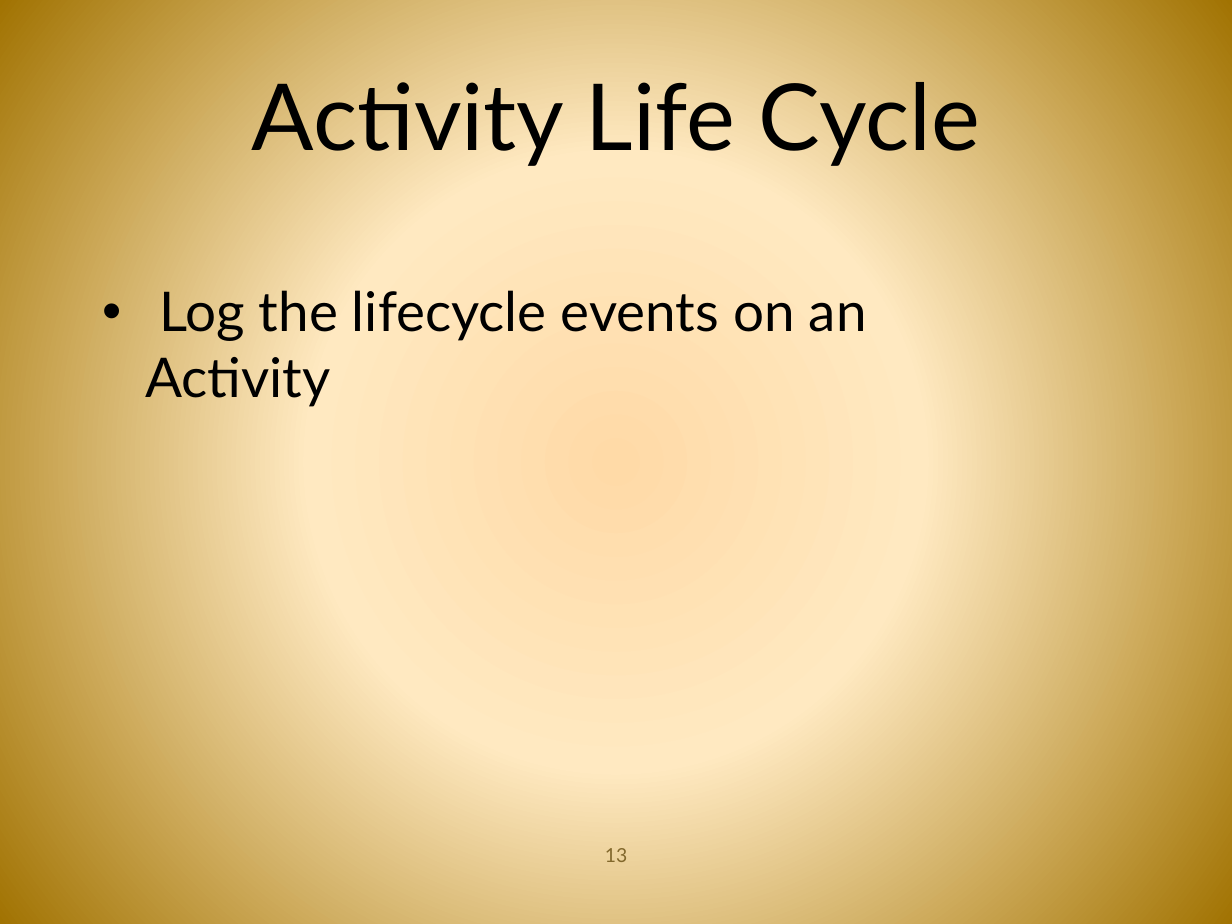
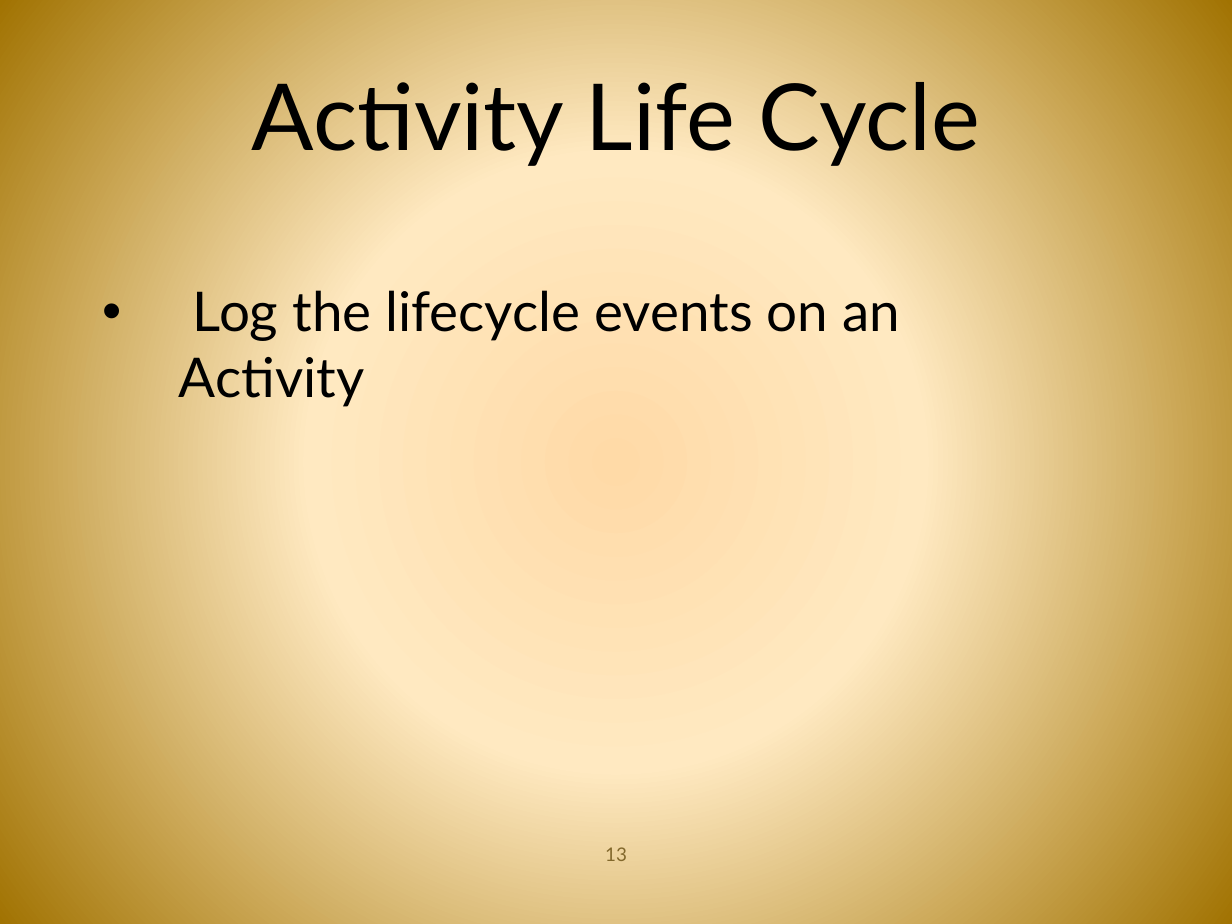
Before and after one commit to androidbootcamp/Course-Material, a slide deck: slide 13 of Day1/day_1.pptx. Drawn at 1232x924 pixels with LibreOffice and Linux fonts; fonts in the diff are those of the drawing; background and template pictures are left out. Boxes give left, top, right and bottom in pixels: in the first picture for what was removed or moved away, otherwise in the second. Text is boxed around its words. In the diff, an @@ line names an element or a change of style, - is before the commit and + after.

```diff
--- a/Day1/day_1.pptx
+++ b/Day1/day_1.pptx
@@ text "Log the lifecycle events on ..." at bbox=[179, 290, 900, 407]: indent changed @@
```
Also in this commit, not shown: 8 other slides changed, 2 other files.
